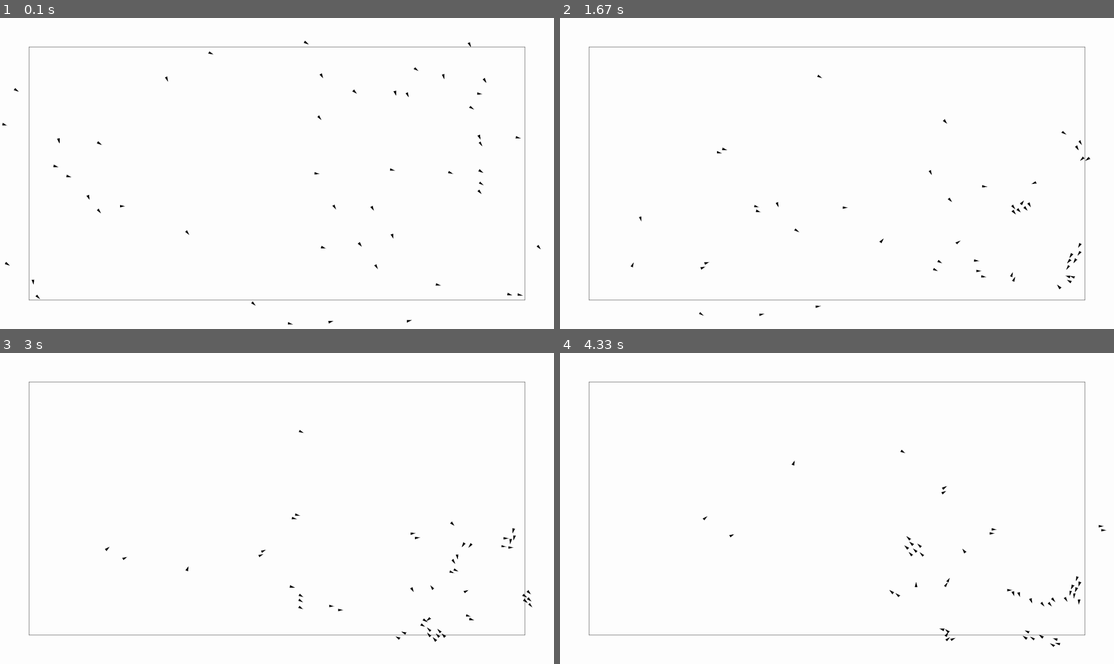
Above: before the commit, frames 1-4 (two rows, left to right).
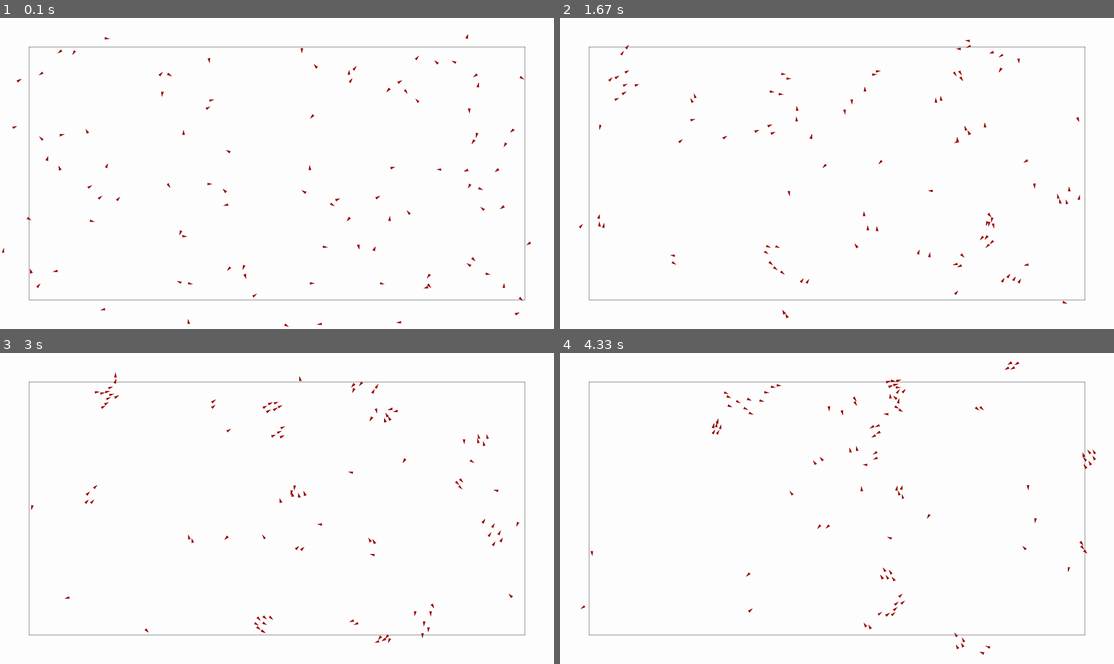
Above: after the commit, the same moments.

Repository: Peter-Vanderhyde/Boid-Simulation
Game: pygame game, started from main.py
Same seed, same stepped clock (60 frames per second), same inputs: the game is played once before the commit and once after it.
Inputs:
- Up to frame 1 (0.1 s): no input
- Up to frame 2 (1.67 s): tap Enter at 0.33, 0.67 s
- Up to frame 3 (3 s): no input
- Up to frame 4 (4.33 s): no input

The runs differ from the first frame. In frame 1, 0.9% of the frame differs, in the area x 0-98%, y 5-100%; in frame 2, 0.9%; in frame 3, 0.8%; in frame 4, 0.9%.

Commit message:
Cleaned up some code

Diff:
--- a/boid.py
+++ b/boid.py
@@ -1,9 +1,10 @@
 
 class Boid:
-    def __init__(self, position, velocity, min_speed, max_speed, view_distance, separation_distance):
+    def __init__(self, position, velocity, min_speed, max_speed, view_distance, separation_distance, color=(0, 0, 0)):
         self.position = position
         self.velocity = velocity
         self.min_speed = min_speed
         self.max_speed = max_speed
         self.view_distance = view_distance
         self.separation_distance = separation_distance
+        self.color = color
--- a/canvas.py
+++ b/canvas.py
@@ -3,18 +3,24 @@
 from vector import Vector
 
 class Canvas:
-    def __init__(self, screen, bg_color, show_circles=False):
-        self.screen = screen
+    """This class takes care of drawing the window, drawing the boids, and handling window events."""
+
+    def __init__(self, width, height, bg_color, show_circles=False):
+        self.screen = pygame.display.set_mode((width, height), pygame.FULLSCREEN) # Create window
         self.bg_color = bg_color
-        self.width = screen.get_width()
-        self.height = screen.get_height()
+        self.width = self.screen.get_width()
+        self.height = self.screen.get_height()
         self.show_circles = show_circles
 
     def draw_background(self, active_area):
+        """Draws the screen with the background color with an active area box."""
+
         self.screen.fill(self.bg_color)
         pygame.draw.rect(self.screen, (0, 0, 0), pygame.Rect(active_area[0], active_area[1]), 1)
 
     def draw_boids(self, boids, size):
+        """Draws boid polygons."""
+
         for boid in boids:
             perpendicular = Vector(boid.velocity.y, -boid.velocity.x).normalize()
             perpendicular /= 2
@@ -24,12 +30,16 @@
             boid_points = [point_1.values(),
                             point_2.values(),
                             point_3.values()]
-            pygame.draw.polygon(self.screen, (0, 0, 0), boid_points)
+            pygame.draw.polygon(self.screen, boid.color, boid_points)
+
             if self.show_circles:
+                # Show view range circles around the boids
                 pygame.draw.circle(self.screen, (150, 255, 150), boid.position.values(), boid.view_distance, 1)
                 pygame.draw.circle(self.screen, (255, 150, 150), boid.position.values(), boid.separation_distance, 1)
 
     def get_events(self):
+        """Check every window event."""
+
         for event in pygame.event.get():
             if event.type == pygame.QUIT:
                 pygame.quit()
@@ -39,4 +49,4 @@
                     pygame.quit()
                     sys.exit()
                 elif event.key == pygame.K_RETURN:
-                    self.show_circles = not self.show_circles
+                    self.show_circles = not self.show_circles # Show view circles around boids
--- a/main.py
+++ b/main.py
@@ -19,42 +19,51 @@
     "boid size": 8
 }
 
+def get_random_direction():
+    flipped_x = random.choice([-1, 1])
+    x = random.random() * 2 * flipped_x
+    flipped_y = random.choice([-1, 1])
+    y = random.random() * 2 * flipped_y
+    return Vector(x, y).normalize()
 
 def create_boids(width, height, num_of_boids=10):
-    """Randomly places boids on the screen and returns a list of the created line objects."""
+    """Creates boid objects with random positions and velocities."""
 
     boids = []
     for i in range(num_of_boids):
         x, y = random.randint(0, width), random.randint(0, height)
-        center = Vector(x, y)
-        velocity = Vector(random.random(), random.random()).normalize() * random.randint(settings["minimum speed"], settings["maximum speed"])
-        boid = Boid(center, velocity,
+        position = Vector(x, y)
+        speed_range = settings["maximum speed"] - settings["minimum speed"]
+        speed = settings["minimum speed"] + speed_range * random.random() # Randomize the speed
+        velocity = get_random_direction() * speed
+        boid = Boid(position,
+                    velocity,
                     settings["minimum speed"],
                     settings["maximum speed"],
                     settings["view distance"],
-                    settings["separation distance"])
+                    settings["separation distance"],
+                    color=(155, 0, 0))
         boids.append(boid)
 
     return boids
 
 
 def main(width=1920, height=1080):
-    global SHOW_CIRCLES
+    """Initializes the canvas and boid, then runs the main loop."""
 
     FPS = 60
-    clock = pygame.time.Clock()
+    clock = pygame.time.Clock() # Allows pygame to limit the fps
 
-    screen = pygame.display.set_mode((width, height), FULLSCREEN)
-    canvas = Canvas(screen, (255, 255, 255))
+    canvas = Canvas(width, height, bg_color=(255, 255, 255)) # Handles functions for drawing, and events
+
     width, height = canvas.width, canvas.height
-
     margin = settings["margin"]
     # Create rectangle area the boids will try to stay within
     # ((corner_x, corner_y), (width, height))
     active_area = ((margin, margin),
                    (width - margin * 2, height - margin * 2))
 
-    boids = create_boids(width, height, num_of_boids=50)
+    boids = create_boids(width, height, num_of_boids=100)
 
     while True:
         canvas.get_events() # Keypress events
--- a/simulation.py
+++ b/simulation.py
@@ -1,36 +1,46 @@
 from vector import Vector
 
 
+
 def simulate(boids, active_area, settings):
+    """Simulates the movement of the boids based on the settings."""
+
     for boid in boids:
-        close = Vector(0, 0)
+        avoid_vector = Vector(0, 0)
         neighboring_boids = 0
         average_pos = Vector(0, 0)
         average_vel = Vector(0, 0)
         for other in boids:
             if boid is not other:
-                boid.velocity = boid.velocity
-                boid.position = boid.position
-                distance_vec = boid.position - other.position
-                if abs(distance_vec.x) < boid.view_distance and abs(distance_vec.y) < boid.view_distance:
-                    squared_distance = distance_vec.x * distance_vec.x + distance_vec.y * distance_vec.y
-                    if squared_distance < boid.separation_distance * boid.separation_distance:
-                        close += distance_vec
-                    elif squared_distance < boid.view_distance * boid.view_distance:
+                distance_to_other = boid.position - other.position
+
+                # Quick general test to see if possibly close enough to see each other
+                if abs(distance_to_other.x) < boid.view_distance and abs(distance_to_other.y) < boid.view_distance:
+                    squared_distance = distance_to_other.x * distance_to_other.x + distance_to_other.y * distance_to_other.y
+
+                    # Testing squared distances because it's faster than using sqrt
+                    if squared_distance < boid.separation_distance * boid.separation_distance:  # Is too close and needs to steer away
+                        avoid_vector += distance_to_other # Adding all the close boids results in the vector to steer away
+                    elif squared_distance < boid.view_distance * boid.view_distance:  # Not too close, but still in view
                         average_pos += other.position
                         average_vel += other.velocity
                         neighboring_boids += 1
 
+
         if neighboring_boids > 0:
+            # Try to match surrounding boids
             position_average = average_pos / neighboring_boids
             velocity_average = average_vel / neighboring_boids
 
+            # The settings decide whether the boid prioritizes positioning in the middle, or pointing the same way
             boid.velocity = (boid.velocity +
                                 (position_average - boid.position) * settings["centering factor"] +
                                 (velocity_average - boid.velocity) * settings["matching factor"])
 
-        boid.velocity = boid.velocity + (close * settings["avoid factor"])
+        boid.velocity = boid.velocity + (avoid_vector * settings["avoid factor"])
+
         speed = boid.velocity.length()
+        # Clamp speed
         if speed > boid.max_speed:
             boid.velocity.x = (boid.velocity.x / speed) * boid.max_speed
             boid.velocity.y = (boid.velocity.y / speed) * boid.max_speed
@@ -40,6 +50,7 @@
 
         margin_pos_x, margin_pos_y = active_area[0]
         margin_width, margin_height = active_area[1]
+        # Turn around when outside active area
         if boid.position.y < margin_pos_y:
             boid.velocity.y = boid.velocity.y + settings["turn factor"]
         if boid.position.x < margin_pos_x:
--- a/vector.py
+++ b/vector.py
@@ -2,6 +2,7 @@
 
 
 class Vector:
+    """A custom vector class for simple arithmetic operations."""
     def __init__(self, x=0, y=0):
         self.x = x
         self.y = y
